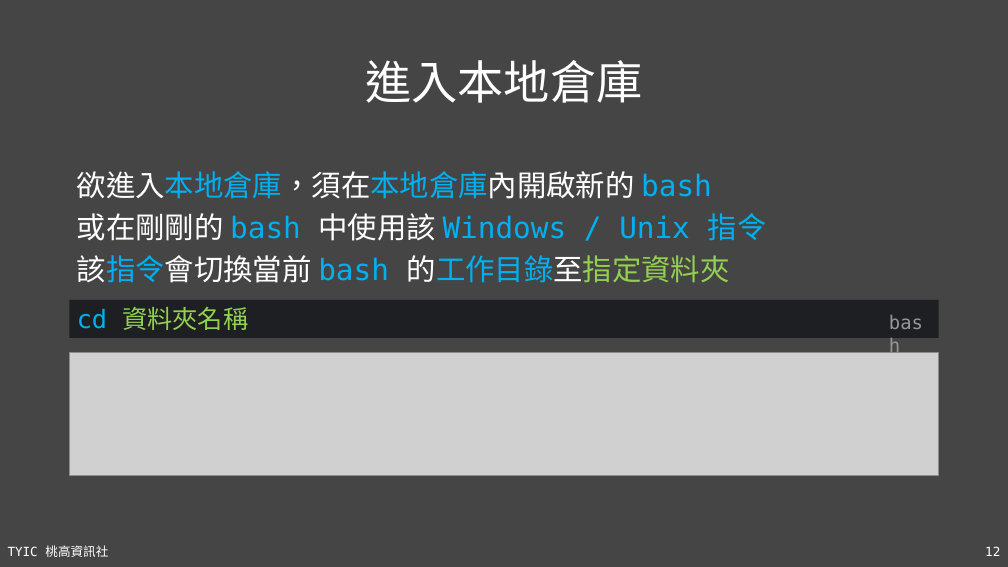
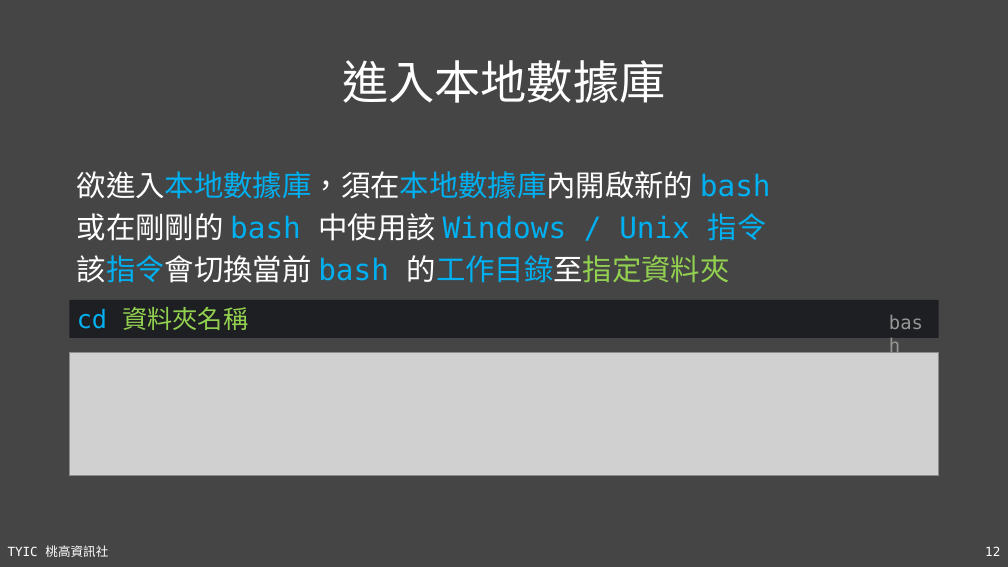
Before and after one commit to TYSHIC/slides, a slide deck: slide 12 of ppt/16_Git 與 Github.pptx. Drawn at 1008x567 pixels with LibreOffice and Linux fonts; fonts in the diff are those of the drawing; grey boxes stand for pictures. Boxes give left, top, right and bottom in pixels: in the first picture for what was removed or moved away, otherwise in the second. Text is boxed around its words. In the diff, an @@ line names an element or a change of style, - is before the commit and + after.

```diff
--- a/ppt/16_Git 與 Github.pptx
+++ b/ppt/16_Git 與 Github.pptx
@@ title at (342,60,665,103): text changed @@
-進入本地倉庫
+進入本地數據庫
@@ text at (77,171,771,199): text changed @@
-欲進入本地倉庫，須在本地倉庫內開啟新的 bash
+欲進入本地數據庫，須在本地數據庫內開啟新的 bash
```
Also in this commit, not shown: 11 other slides changed, 20 slides added, 5 other files.
